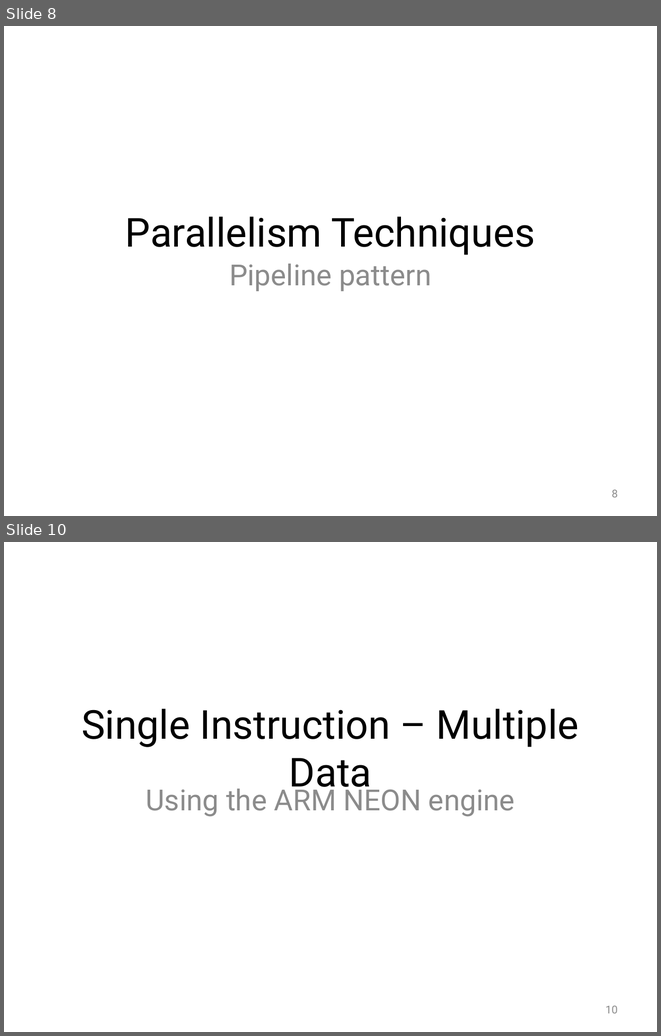
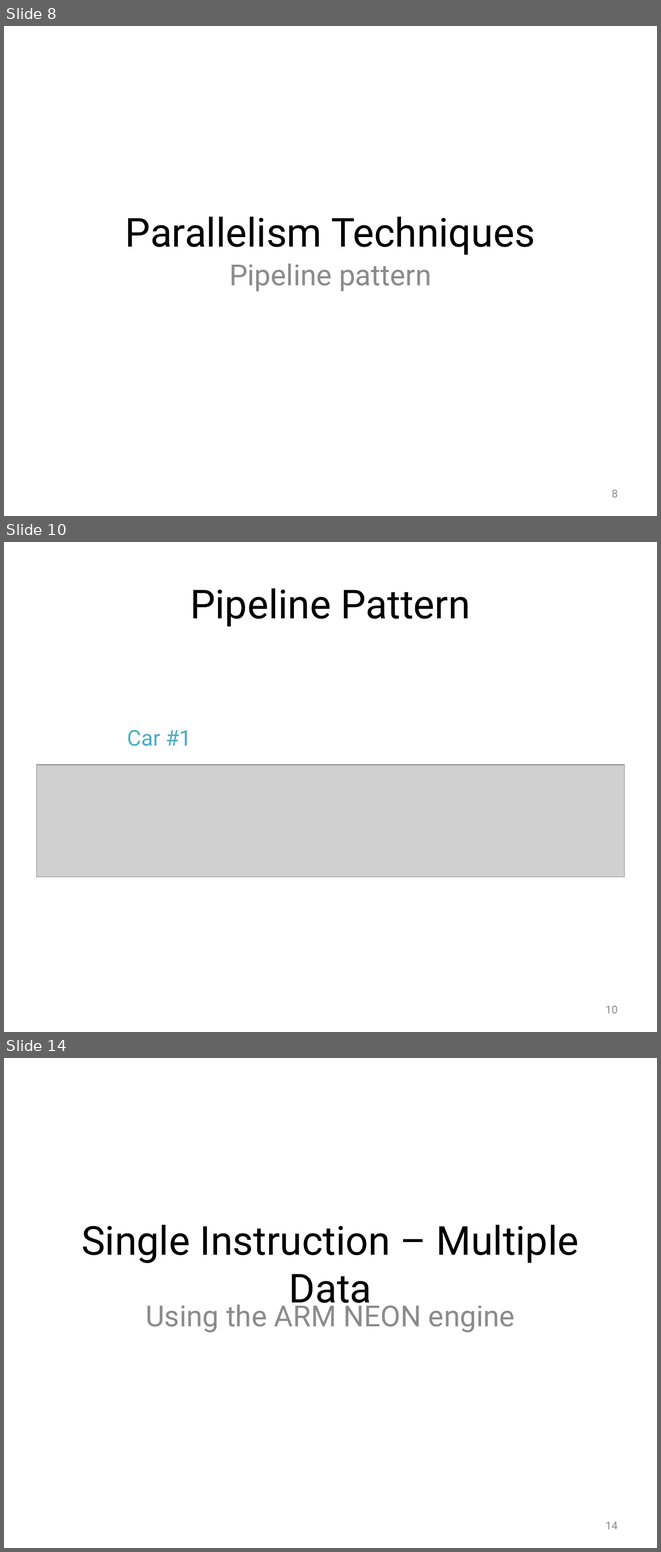
Before and after one commit to Jule/aw1, a slide deck: Praese/Presentation1.pptx. Shown one above the other, each under a label of ours: slides 8 and 10 before the commit, slides 8, 10 and 14 after it; the slides between them are not shown. The pictures are 661x1036 and 661x1552 pixels, drawn with LibreOffice and Linux fonts; fonts in the diff are those of the drawing; grey boxes stand for pictures; background and template pictures are left out. Boxes give left, top, right and bottom in pixels: in the first picture for what was removed or moved away, otherwise in the second. Text is boxed around its words. In the diff, an @@ line names an element or a change of style, - is before the commit and + after.

Commit message:
Add example of the pipeline pattern idea

```diff
--- a/Praese/Presentation1.pptx
+++ b/Praese/Presentation1.pptx
@@ slide 10 added at (4, 542, 657, 1032), background picture (left out) @@
@@ title added at (190, 588, 470, 627), 44 pt, text #000000 @@
+Pipeline Pattern
@@ text added at (127, 730, 191, 746), 24 pt, text #4BACC6 @@
+Car #1
@@ picture added at (37, 765, 624, 877) @@
@@ page number added at (606, 1005, 618, 1013), 12 pt, text #8C8C8C @@
+10
@@ what was slide 10 is now slide 14 @@
@@ page number at (606, 1521, 618, 1529): text changed @@
-10
+14
```
Also in this commit, not shown: 4 other slides added, 1 slide removed, 2 other files.
